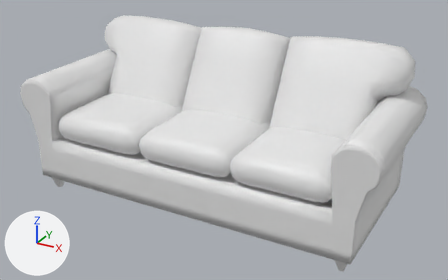
The FBX model Assets/Models/HG_Models/couch.fbx, before and after one commit.
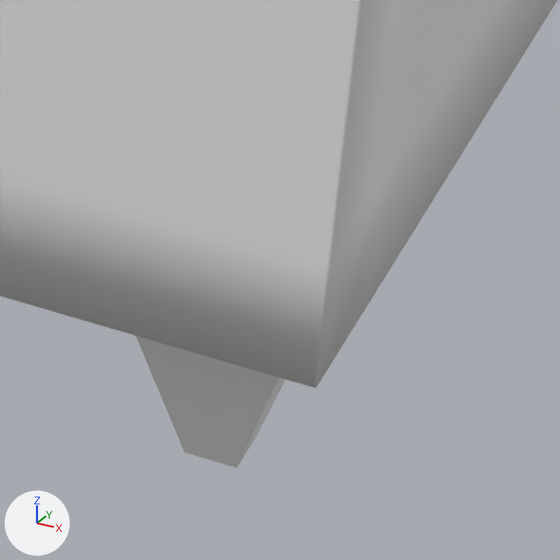
The first picture shows the older version from a 50 mm lens placed at (3.96, -6.39, 4.18), pointed at (0.11, 0.6, 0.69). The close-ups show both versions on the part from 72% to 83% of the width and 82% to 100% of the height of that picture. Every picture has the same lights, and +X, +Y and +Z are marked at lower left.
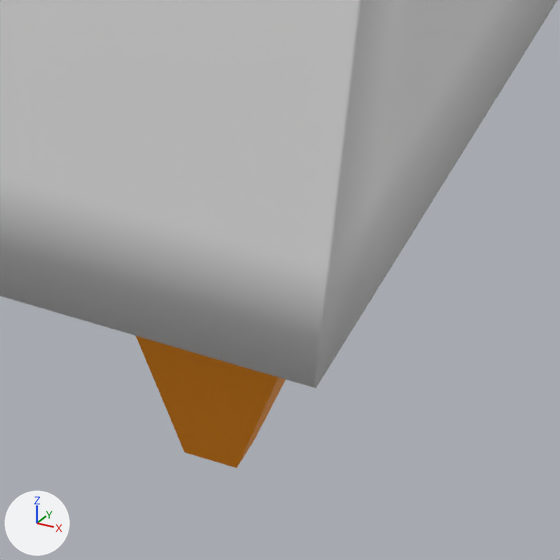
What the commit changed:
Material 'Legs' (mat_legs) is new.
Its base color is (0.904, 0.284, 0.0) (orange #f49100).
Material 'DefaultMat' (mat_defaultmat) is new.
Its base color is (0.8, 0.8, 0.8) (white #e7e7e7).
me_cube_015 has 4569 vertices, 4544 faces and spans x -2.59..2.59, y -0.47..1.81, z -0.21..2.13.
me_cube_015 is used by ob_cube_010; location (0.0, 0.0, 0.0).
me_cube_015 part 1: all 20 faces centred in x -2.26..2.28, y -0.38..1.38, z -0.21..-0.08 switch from no material to mat_legs (orange #f49100).
me_cube_015 now uses material mat_defaultmat (white #e7e7e7).

What differs and where, as boxes (x1, y1, x2, y2) in the close-ups (560 x 560 px):
part 1 of me_cube_015, recoloured
    both: (136, 336, 286, 468)
